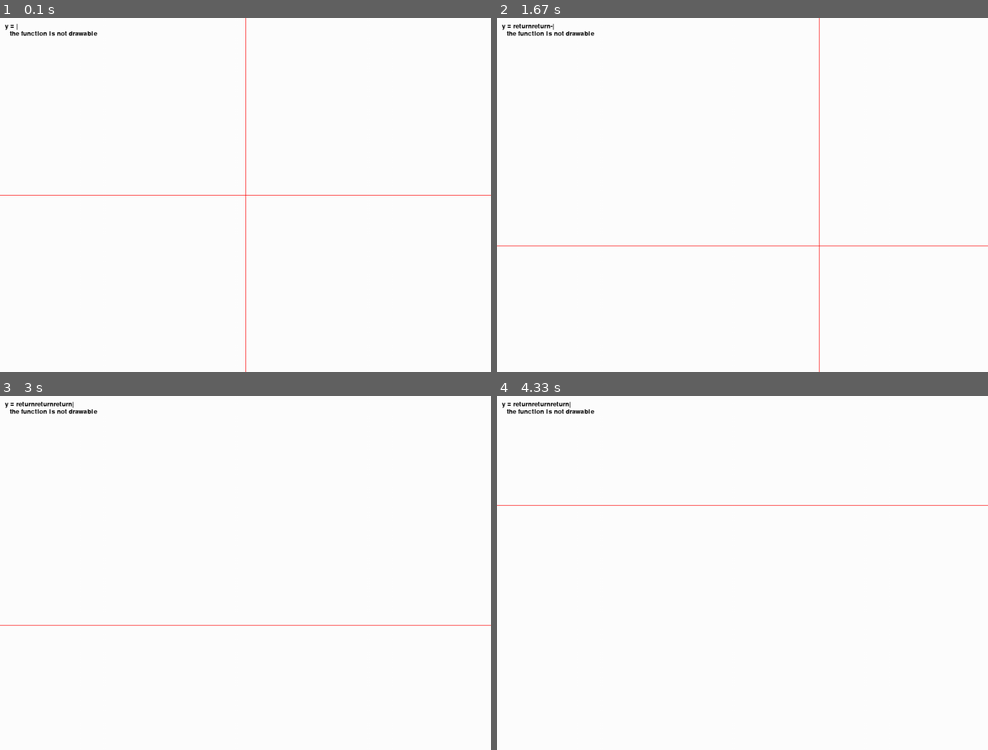
Above: before the commit, frames 1-4 (two rows, left to right).
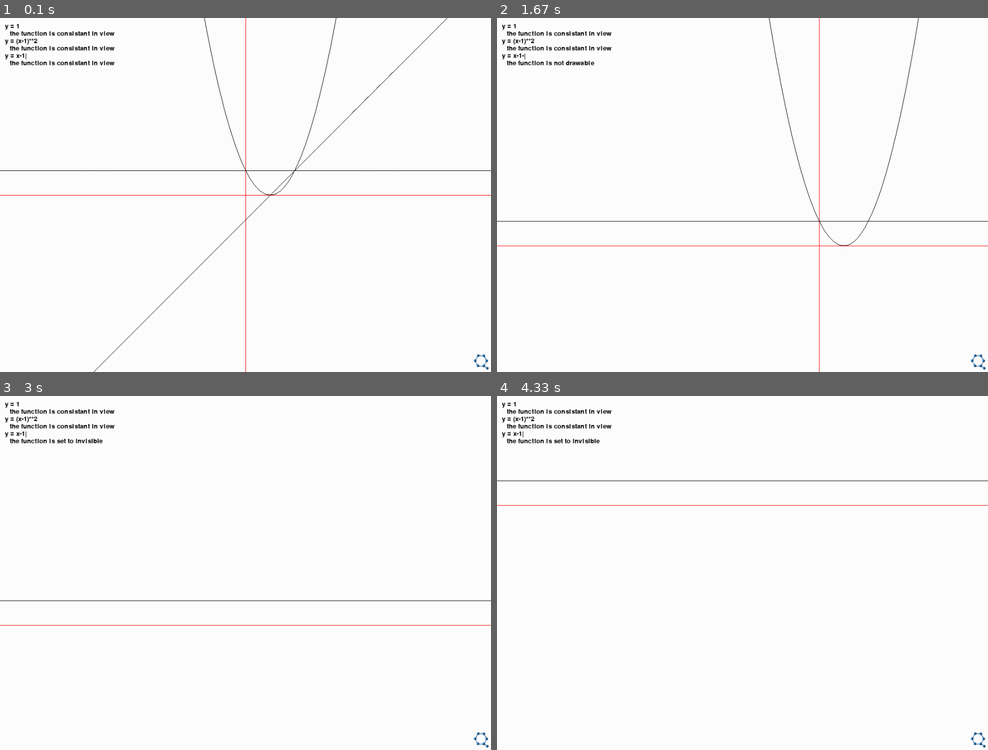
Above: after the commit, the same moments.

Repository: Quark-Games/YEquals
Game: pygame game, started from func_sim.py
The game is run twice, just before and just after one commit, with the same random seed, the same clock (stepped at 60 frames per second) and the same inputs.
Inputs (mouse positions are in pixels of both pictures, inside the frame that each line leads up to):
- Up to frame 1 (0.1 s): no input
- Up to frame 2 (1.67 s): tap Enter at 0.33 s; hold Enter 0.67-1.13 s; hold Right 0.67-1.13 s; move the mouse to (624, 198) at 0.7 s; tap - at 1.17 s; press the mouse at (565, 184) at 1.53 s; move the mouse to (644, 233) at 1.63 s
- Up to frame 3 (3 s): release the mouse at (220, 665) at 1.77 s; press the mouse at (68, 562) at 1.87 s; move the mouse to (147, 537) at 1.97 s; release the mouse at (230, 512) at 2.1 s; tap Backspace at 2.17 s; tap Enter at 2.5 s; press the mouse at (68, 562) at 2.87 s; move the mouse to (235, 562) at 2.97 s
- Up to frame 4 (4.33 s): release the mouse at (894, 565) at 3.1 s; press the mouse at (565, 562) at 3.2 s; move the mouse to (708, 537) at 3.3 s; release the mouse at (845, 509) at 3.43 s; press the mouse at (565, 562) at 3.53 s; move the mouse to (580, 534) at 3.63 s; release the mouse at (600, 505) at 3.77 s; press the mouse at (565, 562) at 3.87 s; move the mouse to (663, 558) at 3.97 s; release the mouse at (762, 558) at 4.1 s; press the mouse at (565, 562) at 4.2 s; move the mouse to (580, 558) at 4.3 s

The runs differ from the first frame. In frame 1, 1.2% of the frame differs, in the area x 0-100%, y 0-100%; in frame 2, 1.2%; in frame 3, 1.0%; in frame 4, 1.0%.

Commit message:
well performed

Diff:
--- a/func_sim.py
+++ b/func_sim.py
@@ -13,7 +13,7 @@
 display_width = 1000
 display_height = 720
 
-display = pygame.display.set_mode((display_width, display_height))
+display = pygame.display.set_mode((display_width, display_height), RESIZABLE)
 pygame.display.set_caption("Function Simulator")
 icon_img = pygame.image.load("icon.png")
 pygame.display.set_icon(icon_img)
@@ -22,6 +22,7 @@
 FPS = 30
 
 font = pygame.font.Font(None, 20)
+logo_img = pygame.image.load("quarkgame_logo.png")
 
 WHITE = (255, 255, 255)
 BLACK = (0, 0, 0)
@@ -50,16 +51,29 @@
 
 
 class Message:
+    limit = 5
+    delay_msg = []
 
     def __init__(self):
         self.reset()
         self.font = pygame.font.Font(None, 20)
 
     def put(self, screen, textString):
-        print(textString)
         textBitmap = self.font.render(textString, True, BLACK)
         screen.blit(textBitmap, [self.x, self.y])
         self.y += self.line_height
+
+    def put_delayed(self, screen, textString, show_time=1):
+        Message.delay_msg.append([screen, textString, show_time * FPS])
+
+    def show_delayed(self):
+        # if len(Message.delay_msg) >= Message.limit:
+        #     Message.delay_msg[]
+        for msg in Message.delay_msg:
+            self.put(msg[0], msg[1])
+            msg[2] -= 1
+            if msg[2] <= 0:
+                Message.delay_msg.remove(msg)
 
     def reset(self):
         self.x = 10
@@ -95,21 +109,21 @@
         self.origin[1] += move_y
 
 
-file = File("data")
-message = Message()
-coor = Coordinate()
-
-
 class Func:
+    limit = 6
     family = []
     active = None
     _act_index = -1
 
     def __init__(self, exp):
-        self.exp = exp
-        self.cursor = len(exp)
-        Func.family.append(self)
-        Func.set_act(len(Func.family) - 1)
+        if len(Func.family) < Func.limit:
+            self.exp = exp
+            self.cursor = len(exp)
+            self.visible = True
+            Func.family.append(self)
+            Func.set_act(len(Func.family) - 1)
+        else:
+            message.put_delayed(display, "Number of function reached maximum")
 
     def set_act(index):
         if index == 'u':
@@ -125,9 +139,15 @@
             Func._act_index = index
 
     def remove():
-        index = Func.family.index(Func.active)
-        Func.family.remove(Func.active)
-        Func.set_act(index - 1)
+        if Func.family:
+            index = Func.family.index(Func.active)
+            Func.family.remove(Func.active)
+            if index == len(Func.family):
+                Func.set_act(index-1)
+            else:
+                Func.set_act(index)
+        else:
+            message.put_delayed(display, "No function to remove")
 
     def move_cursor(self, move):
         if move == -1:
@@ -142,28 +162,30 @@
         self.cursor += len(string)
 
     def delete(self):
-        self.exp = self.exp[:self.cursor-1] + self.exp[self.cursor:]
-        self.cursor -= 1
+        if self.exp:
+            self.exp = self.exp[:self.cursor-1] + self.exp[self.cursor:]
+            self.cursor -= 1
 
     def draw(self):
         # draw graph of function
-        old_pos = (-1, -1)
-        drawability = display_width
-        for pixel_x in range(0, display_width):
-            try:
-                x = (pixel_x - coor.origin[0]) / coor.scalex
-                y = eval(self.exp)
-                pixel_y = coor.origin[1] - y * coor.scaley
-                temp = 0 < old_pos[1] < display_height
-                temp = temp or 0 < pixel_y < display_height
-                if pixel_x - old_pos[0] <= 1 and temp:
-                    pygame.draw.line(display,
-                                     BLACK,
-                                     old_pos,
-                                     (int(pixel_x), int(pixel_y)))
-                old_pos = (int(pixel_x), int(pixel_y))
-            except Exception:
-                drawability -= 1
+        if self.visible:
+            old_pos = (-1, -1)
+            drawability = display_width
+            for pixel_x in range(0, display_width):
+                try:
+                    x = (pixel_x - coor.origin[0]) / coor.scalex
+                    y = eval(self.exp)
+                    pixel_y = coor.origin[1] - y * coor.scaley
+                    temp = 0 < old_pos[1] < display_height
+                    temp = temp or 0 < pixel_y < display_height
+                    if pixel_x - old_pos[0] <= 1 and temp:
+                        pygame.draw.line(display,
+                                         BLACK,
+                                         old_pos,
+                                         (int(pixel_x), int(pixel_y)))
+                    old_pos = (int(pixel_x), int(pixel_y))
+                except Exception:
+                    drawability -= 1
 
         # display function expression
         if Func.active == self:
@@ -173,8 +195,10 @@
         else:
             message.put(display, "y = " + self.exp)
 
-        # display drawability message
-        if not drawability:
+        # display function status
+        if not self.visible:
+            msg = "the function is set to invisible"
+        elif not drawability:
             msg = "the function is not drawable"
         elif drawability != display_width:
             msg = "the function is not consistant"
@@ -185,16 +209,25 @@
         message.unindent()
 
 
+file = File("data")
+message = Message()
+coor = Coordinate()
+
+
 def main():
     functions = file.get()
     holding = set()
 
     pygame.key.set_repeat(300, 80)
 
-    for func in functions:
-        Func(func)
+    if functions:
+        for func in functions:
+            Func(func)
+    else:
+        Func('')
 
     while True:
+
         # reset
         message.reset()
         func = Func.active
@@ -202,7 +235,7 @@
         # keyboard controls
         for event in pygame.event.get():
             if event.type == QUIT:
-                quit_all(Func.family)
+                quit_all([f.exp for f in Func.family])
             if event.type == KEYDOWN:
                 # holding down the modifier keys
                 key_name = pygame.key.name(event.key)
@@ -214,7 +247,7 @@
                     # special operations
                     if "meta" in holding:
                         if event.key == K_q:
-                            quit_all(Func.family)
+                            quit_all([f.exp for f in Func.family])
                         elif event.key == K_MINUS:
                             coor.scalex /= 2
                             coor.scaley /= 2
@@ -255,6 +288,8 @@
                         Func.set_act('u')
                     elif event.key == K_DOWN:
                         Func.set_act('d')
+                    elif event.key == K_RETURN:
+                        func.visible = not func.visible
                     elif event.key == K_SPACE:
                         func.insert(' ')
                     # basic input
@@ -286,14 +321,16 @@
 
         # display
         display.fill(WHITE)
-
+        # draw axis
         coor.axis()
-
+        # draw the graph and expression of every function
         for func in Func.family:
             func.draw()
-
-        # show focus point location
-
+        # show delayed message and renew timer
+        message.show_delayed()
+        # display logo
+        display.blit(logo_img, (display_width - 35, display_height - 36))
+        # refresh display
         pygame.display.flip()
 
         clock.tick(FPS)
Not shown, added: assets/data
Binary file added: assets/quarkgame_logo.png
Not shown, changed: .DS_Store
